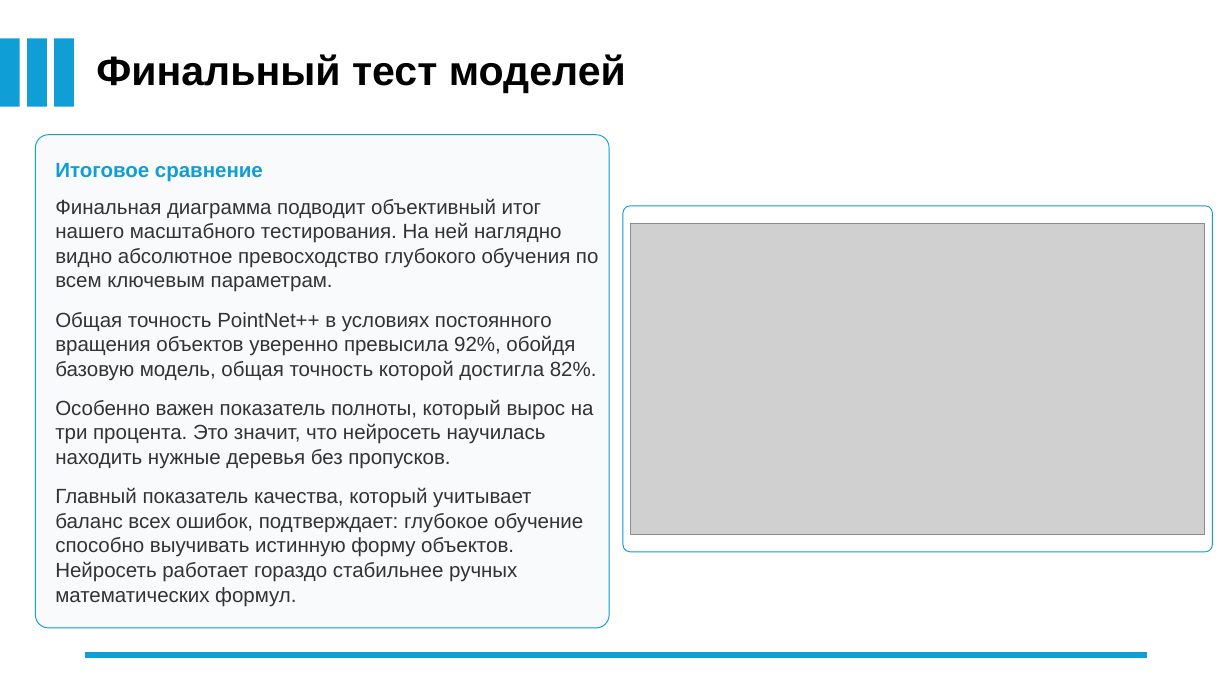
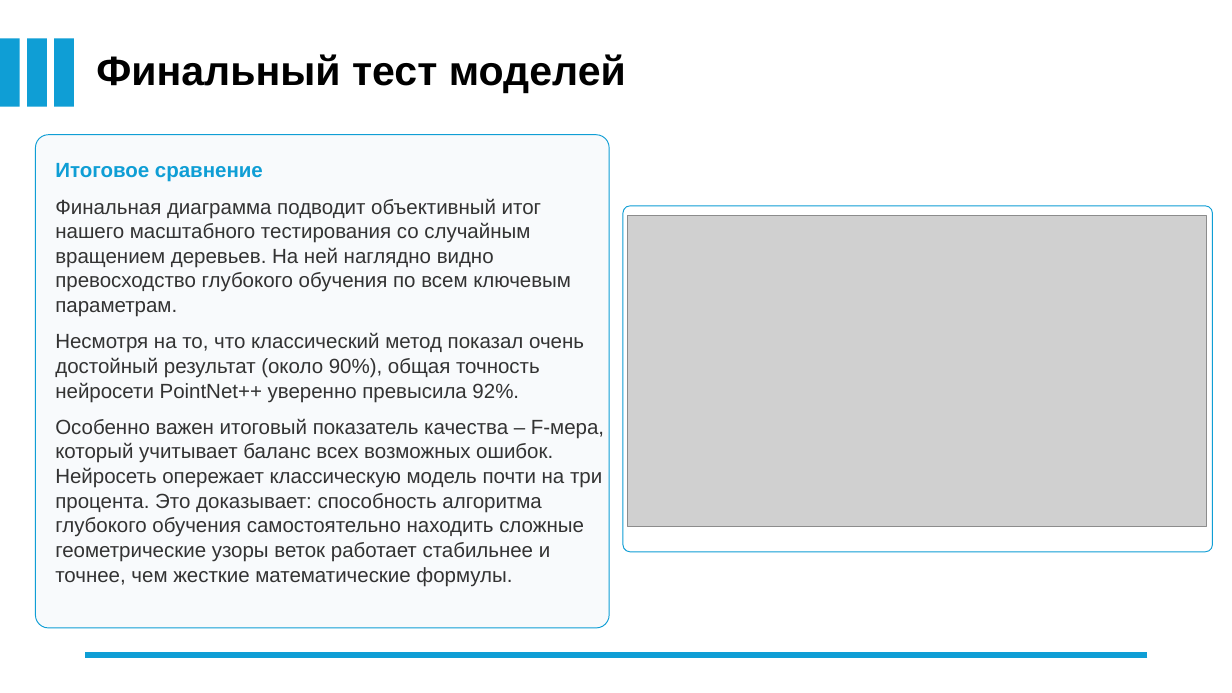
Before and after one commit to NotTheStas/COURSEPROJECT, a slide deck: slide 21 of ПрезентацияГречихинИСИвановаОГ.pptx. Drawn at 1232x693 pixels with LibreOffice and Linux fonts; fonts in the diff are those of the drawing; grey boxes stand for pictures. Boxes give left, top, right and bottom in pixels: in the first picture for what was removed or moved away, otherwise in the second. Text is boxed around its words. In the diff, an @@ line names an element or a change of style, - is before the commit and + after.

```diff
--- a/ПрезентацияГречихинИСИвановаОГ.pptx
+++ b/ПрезентацияГречихинИСИвановаОГ.pptx
@@ text at [55,198,604,586]: text changed @@
-Финальная диаграмма подводит объективный итог нашего масштабного тестирования. На ней наглядно видно абсолютное превосходство глубокого обучения по всем ключевым параметрам.
-Общая точность PointNet++ в условиях постоянного вращения объектов уверенно превысила 92%, обойдя базовую модель, общая точность которой достигла 82%.
-Особенно важен показатель полноты, который вырос на три процента. Это значит, что нейросеть научилась находить нужные деревья без пропусков.
-Главный показатель качества, который учитывает баланс всех ошибок, подтверждает: глубокое обучение способно выучивать истинную форму объектов. Нейросеть работает гораздо стабильнее ручных математических формул.
+Финальная диаграмма подводит объективный итог нашего масштабного тестирования со случайным вращением деревьев. На ней наглядно видно превосходство глубокого обучения по всем ключевым параметрам.
+Несмотря на то, что классический метод показал очень достойный результат (около 90%), общая точность нейросети PointNet++ уверенно превысила 92%.
+Особенно важен итоговый показатель качества – F-мера, который учитывает баланс всех возможных ошибок. Нейросеть опережает классическую модель почти на три процента. Это доказывает: способность алгоритма глубокого обучения самостоятельно находить сложные геометрические узоры веток работает стабильнее и точнее, чем жесткие математические формулы.
@@ picture: place and size @@
-picture at [631,224,1205,535]
+picture at [628,215,1206,527]
```
Also in this commit, not shown: 4 other slides changed, 1 slide added, 1 slide removed, 1 other file.
